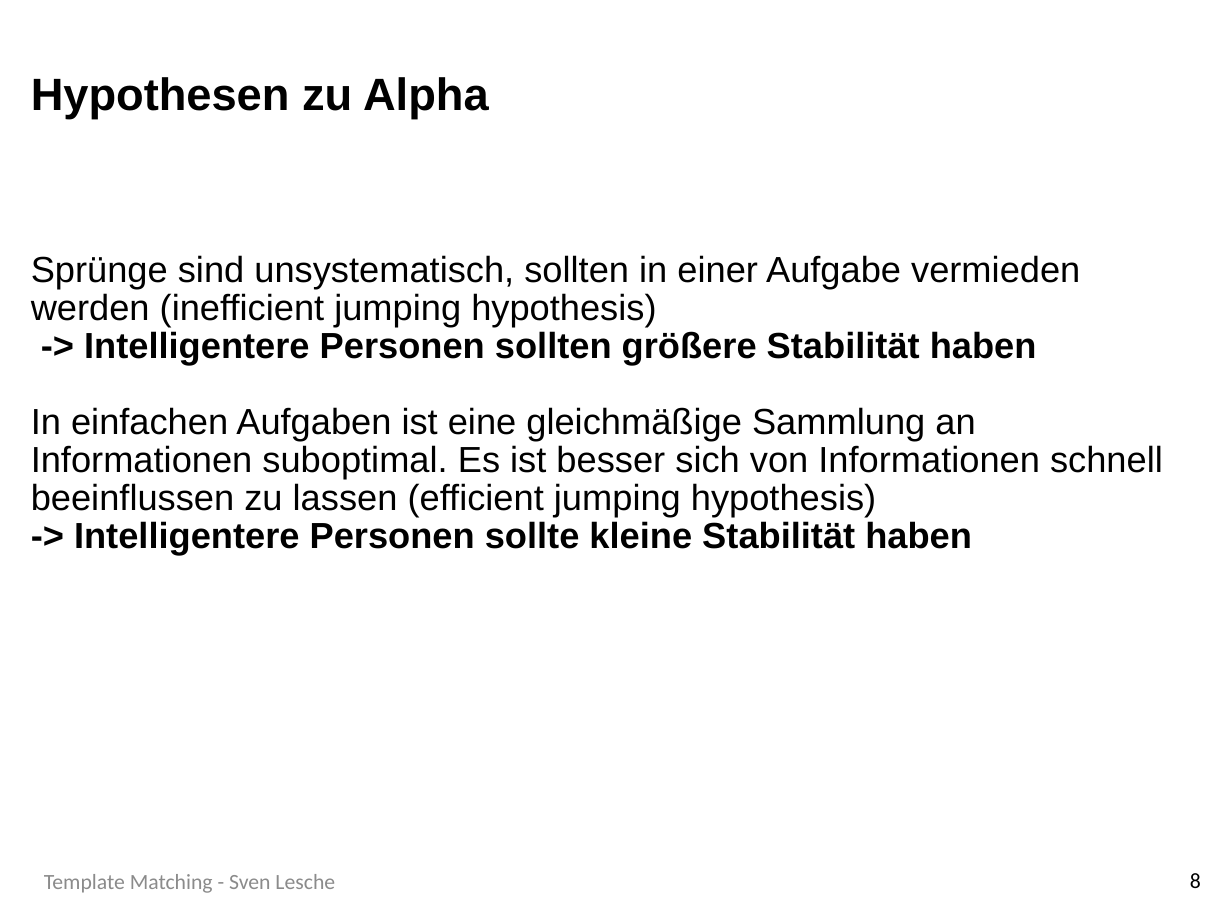
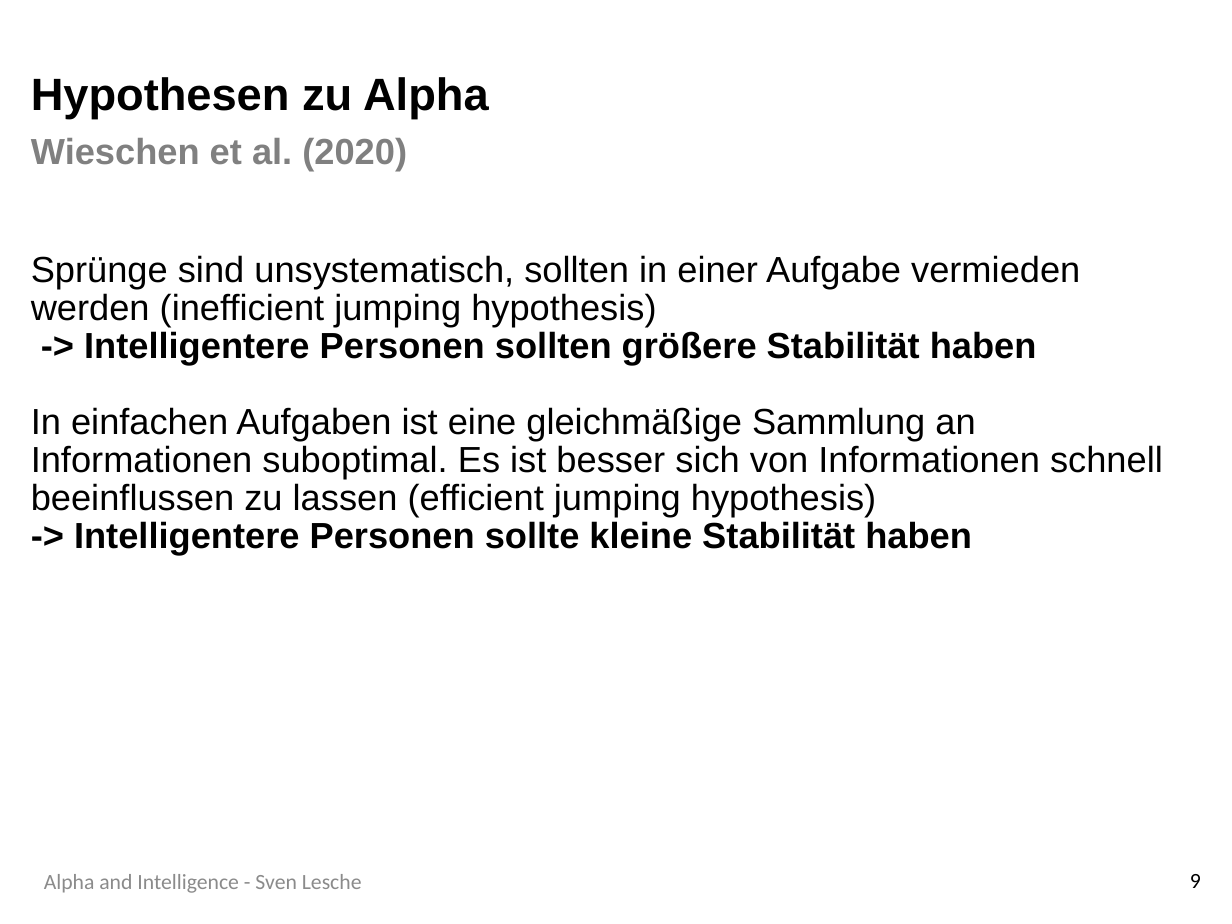
Before and after one commit to SLesche/levy-intelligence, a slide deck: slide 9 of presentations/levy_presentation.pptx (slide 8 before the commit). Drawn at 1232x924 pixels with LibreOffice and Linux fonts; fonts in the diff are those of the drawing; background and template pictures are left out. Boxes give left, top, right and bottom in pixels: in the first picture for what was removed or moved away, otherwise in the second. Text is boxed around its words. In the diff, an @@ line names an element or a change of style, - is before the commit and + after.

```diff
--- a/presentations/levy_presentation.pptx
+++ b/presentations/levy_presentation.pptx
@@ title at (x1=31, y1=77, x2=489, y2=171): text changed; size 25 to 20 pt; text colour #000000 to #808080 @@
-Hypothesen zu Alpha
+Hypothesen zu Alpha
+Wieschen et al. (2020)
@@ text at (x1=44, y1=874, x2=362, y2=893): text changed @@
-Template Matching - Sven Lesche
+Alpha and Intelligence - Sven Lesche
@@ page number at (x1=1190, y1=874, x2=1201, y2=888): text changed @@
-8
+9
```
Also in this commit, not shown: 19 other slides changed, 3 slides added, 2 slides removed.
